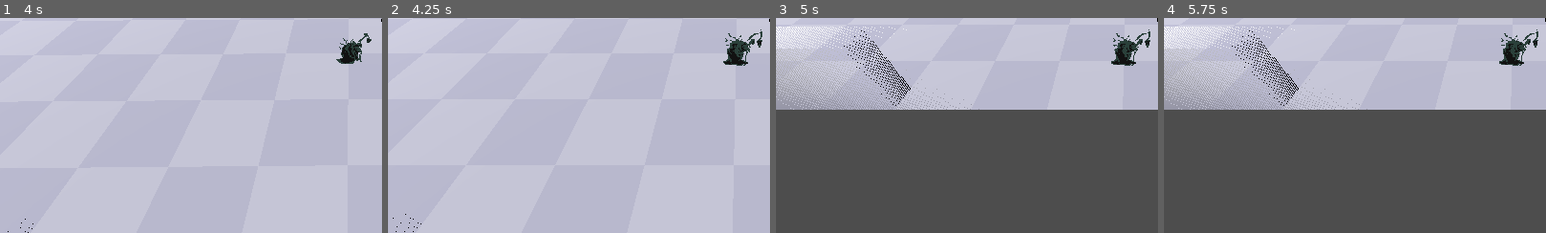
Above: before the commit, frames 1-4 (left to right).
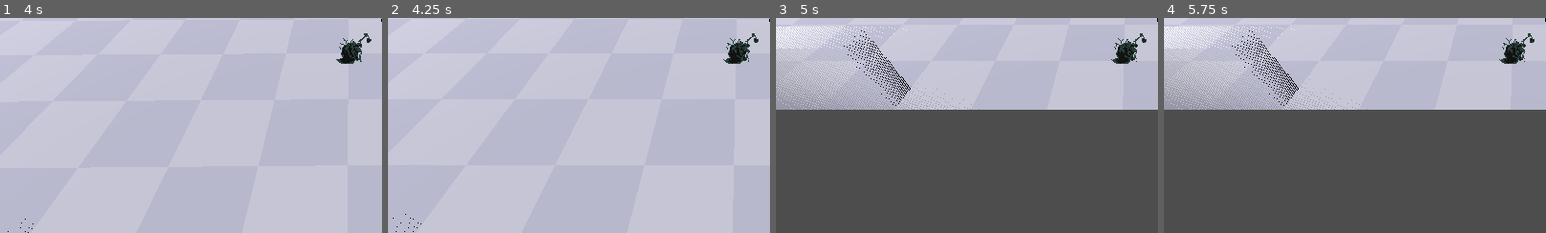
Above: after the commit, the same moments.

Repository: torbenvanassche/necro_ascension
Game: Godot game, scene res://scenes/test.tscn
Two runs of this game, one before a commit and one after it. Both use one fixed random seed, a clock stepped at 60 frames per second and the inputs below.
Inputs (mouse positions are % of the whole screen's width and height, from its top left):
- Up to frame 1 (4 s): click (3, 91) at 0.5 s; click (8, 91) at 1.25 s; click (12, 91) at 2 s; click (17, 91) at 2.75 s; tap Enter at 3.5 s; move the mouse to (72, 45) at 3.52 s; hold D (right) from 3.53 s (still down); tap 1 (ability_1) at 3.6 s; click (72, 45) at 3.67 s
- Up to frame 2 (4.25 s): keep holding D (right)
- Up to frame 3 (5 s): move the mouse to (30, 55) at 4.27 s; release D (right) at 4.28 s; hold S (back) from 4.28 s (still down); tap 2 (ability_2) at 4.35 s
- Up to frame 4 (5.75 s): move the mouse to (60, 28) at 5.02 s; release S (back) at 5.03 s; hold D (right) from 5.03 s (still down); tap 3 (ability_3) at 5.1 s
The pictures show only the part of the screen within x 4-54%, y 32-82%; the shares and areas given below are measured in that part.

Frame 1 is identical in both runs. In frame 2, 0.5% of the frame differs, in the area x 87-98%, y 5-23%; in frame 3, 0.5%; in frame 4, 0.5%.

Commit message:
Small adjustment to walk animation
Figuring out the animation pane

Diff:
--- a/scenes/character.tscn
+++ b/scenes/character.tscn
@@ -98,70 +98,70 @@
 
 [sub_resource type="Animation" id="Animation_pxvfq"]
 resource_name = "walk_down"
-length = 0.9
-loop_mode = 1
-tracks/0/type = "value"
-tracks/0/imported = false
-tracks/0/enabled = true
-tracks/0/path = NodePath("CollisionShape3D/Sprite3D:frame")
-tracks/0/interp = 1
-tracks/0/loop_wrap = true
-tracks/0/keys = {
-"times": PackedFloat32Array(0, 0.2178, 0.4356, 0.6534),
-"transitions": PackedFloat32Array(1, 1, 1, 1),
-"update": 1,
-"values": [8, 9, 10, 4]
+length = 1.4
+loop_mode = 1
+tracks/0/type = "value"
+tracks/0/imported = false
+tracks/0/enabled = true
+tracks/0/path = NodePath("CollisionShape3D/Sprite3D:frame")
+tracks/0/interp = 1
+tracks/0/loop_wrap = true
+tracks/0/keys = {
+"times": PackedFloat32Array(0, 0.4, 0.833333, 1.16667),
+"transitions": PackedFloat32Array(1, 1, 1, 1),
+"update": 1,
+"values": [8, 9, 10, 11]
 }
 
 [sub_resource type="Animation" id="Animation_k37yr"]
 resource_name = "walk_left"
-length = 0.9
-loop_mode = 1
-tracks/0/type = "value"
-tracks/0/imported = false
-tracks/0/enabled = true
-tracks/0/path = NodePath("CollisionShape3D/Sprite3D:frame")
-tracks/0/interp = 1
-tracks/0/loop_wrap = true
-tracks/0/keys = {
-"times": PackedFloat32Array(0, 0.2178, 0.4356, 0.6534),
-"transitions": PackedFloat32Array(1, 1, 1, 1),
-"update": 1,
-"values": [8, 9, 10, 4]
+length = 1.4
+loop_mode = 1
+tracks/0/type = "value"
+tracks/0/imported = false
+tracks/0/enabled = true
+tracks/0/path = NodePath("CollisionShape3D/Sprite3D:frame")
+tracks/0/interp = 1
+tracks/0/loop_wrap = true
+tracks/0/keys = {
+"times": PackedFloat32Array(0, 0.4, 0.833333, 1.16667),
+"transitions": PackedFloat32Array(1, 1, 1, 1),
+"update": 1,
+"values": [8, 9, 10, 11]
 }
 
 [sub_resource type="Animation" id="Animation_m7l5t"]
 resource_name = "walk_right"
-length = 0.9
-loop_mode = 1
-tracks/0/type = "value"
-tracks/0/imported = false
-tracks/0/enabled = true
-tracks/0/path = NodePath("CollisionShape3D/Sprite3D:frame")
-tracks/0/interp = 1
-tracks/0/loop_wrap = true
-tracks/0/keys = {
-"times": PackedFloat32Array(0, 0.2178, 0.4356, 0.6534),
-"transitions": PackedFloat32Array(1, 1, 1, 1),
-"update": 1,
-"values": [8, 9, 10, 4]
+length = 1.4
+loop_mode = 1
+tracks/0/type = "value"
+tracks/0/imported = false
+tracks/0/enabled = true
+tracks/0/path = NodePath("CollisionShape3D/Sprite3D:frame")
+tracks/0/interp = 1
+tracks/0/loop_wrap = true
+tracks/0/keys = {
+"times": PackedFloat32Array(0, 0.4, 0.833333, 1.16667),
+"transitions": PackedFloat32Array(1, 1, 1, 1),
+"update": 1,
+"values": [8, 9, 10, 11]
 }
 
 [sub_resource type="Animation" id="Animation_k4tfo"]
 resource_name = "walk_up"
-length = 0.9
-loop_mode = 1
-tracks/0/type = "value"
-tracks/0/imported = false
-tracks/0/enabled = true
-tracks/0/path = NodePath("CollisionShape3D/Sprite3D:frame")
-tracks/0/interp = 1
-tracks/0/loop_wrap = true
-tracks/0/keys = {
-"times": PackedFloat32Array(0, 0.2178, 0.4356, 0.6534),
-"transitions": PackedFloat32Array(1, 1, 1, 1),
-"update": 1,
-"values": [8, 9, 10, 4]
+length = 1.4
+loop_mode = 1
+tracks/0/type = "value"
+tracks/0/imported = false
+tracks/0/enabled = true
+tracks/0/path = NodePath("CollisionShape3D/Sprite3D:frame")
+tracks/0/interp = 1
+tracks/0/loop_wrap = true
+tracks/0/keys = {
+"times": PackedFloat32Array(0, 0.4, 0.833333, 1.16667),
+"transitions": PackedFloat32Array(1, 1, 1, 1),
+"update": 1,
+"values": [8, 9, 10, 11]
 }
 
 [sub_resource type="AnimationLibrary" id="AnimationLibrary_xqkoq"]
